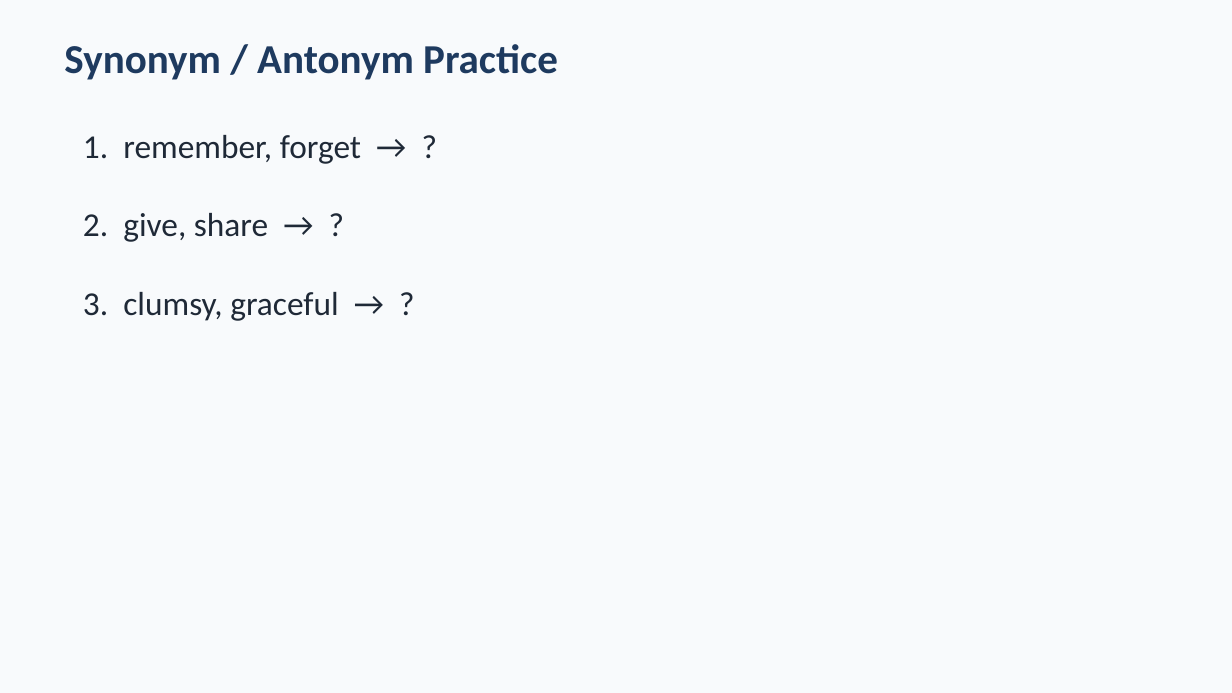
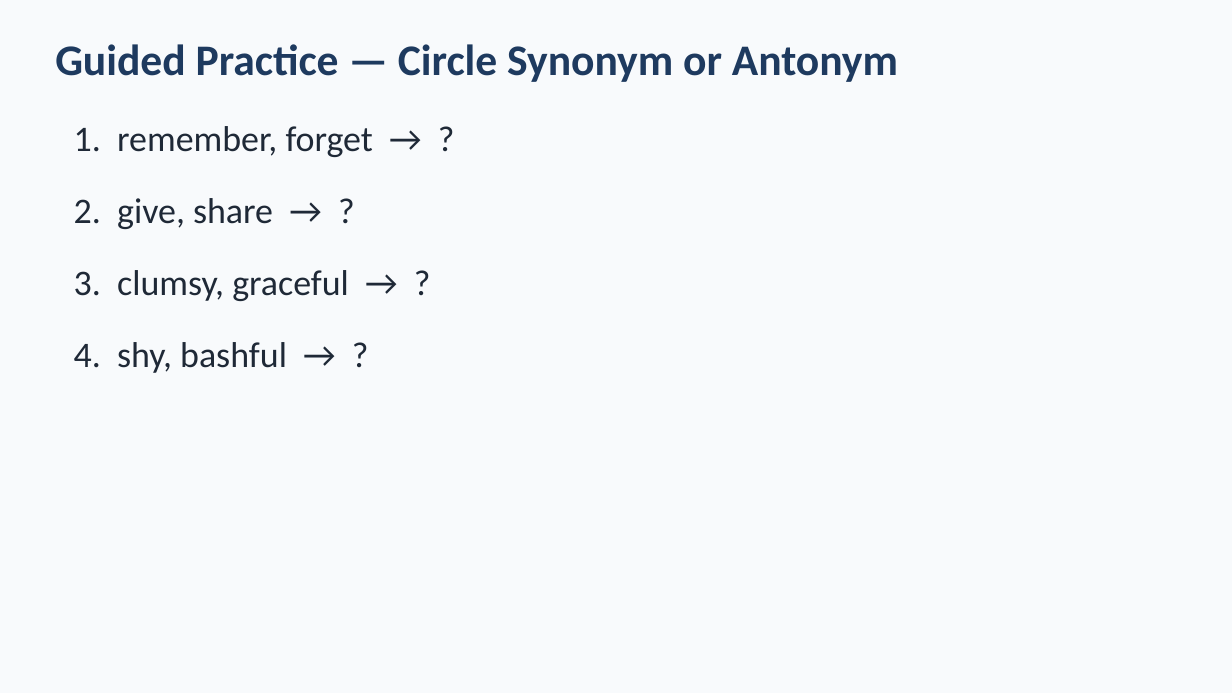
Before and after one commit to owenreagan-cyber/shurley-packet-system, a slide deck: slide 9 of exports/teacher-resource-packs/Shurley_Chapter_1_Teacher_Resource_Pack/05_Presentations/Ch.1_Lesson_3_Complete_Sentences.pptx (slide 8 before the commit). Drawn at 1232x693 pixels with LibreOffice and Linux fonts; fonts in the diff are those of the drawing. Boxes give left, top, right and bottom in pixels: in the first picture for what was removed or moved away, otherwise in the second. Text is boxed around its words. In the diff, an @@ line names an element or a change of style, - is before the commit and + after.

```diff
--- a/exports/teacher-resource-packs/Shurley_Chapter_1_Teacher_Resource_Pack/05_Presentations/Ch.1_Lesson_3_Complete_Sentences.pptx
+++ b/exports/teacher-resource-packs/Shurley_Chapter_1_Teacher_Resource_Pack/05_Presentations/Ch.1_Lesson_3_Complete_Sentences.pptx
@@ text at (55,44,898,82): text changed; size 32 to 34 pt @@
-Synonym / Antonym Practice
+Guided Practice — Circle Synonym or Antonym
@@ text "1. remember, forget → ?": place and size @@
-text "1. remember, forget → ?" at (83,135,361,164)
+text "1. remember, forget → ?" at (74,126,373,157)
@@ text "2. give, share → ?": place and size @@
-text "2. give, share → ?" at (83,213,268,242)
+text "2. give, share → ?" at (74,198,273,229)
@@ size 26 to 28 pt in 3 elements at (74,126,373,157), (74,198,273,229), (74,270,349,301) @@
@@ text "3. clumsy, graceful → ?": place and size @@
-text "3. clumsy, graceful → ?" at (83,292,338,321)
+text "3. clumsy, graceful → ?" at (74,270,349,301)
@@ text added at (74,342,287,373), 28 pt, text #1F2937 @@
+4. shy, bashful → ?
```
Also in this commit, not shown: 3 other slides changed, 7 slides added, 6 slides removed, 35 other files.
